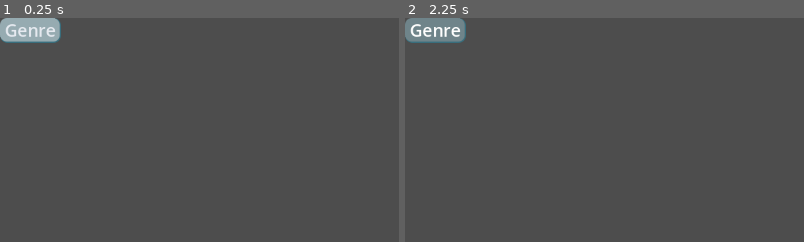
Above: before the commit, frames 1-2 (left to right).
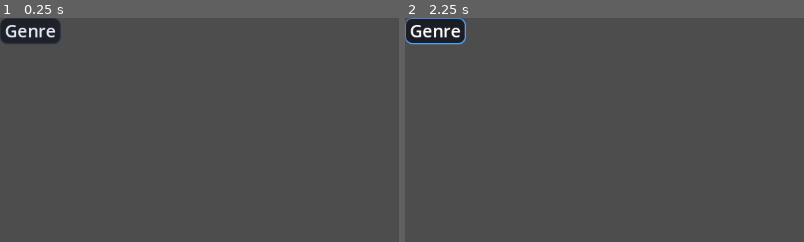
Above: after the commit, the same moments.

Repository: sredniW1234/Anime-Tracker-V2
Game: Godot game, scene res://Scenes/genre_button.tscn
Two runs of this game, one before a commit and one after it. Both use one fixed random seed, a clock stepped at 60 frames per second and the inputs below. This scene is started directly instead of the project's main scene.
Inputs:
- Up to frame 1 (0.25 s): no input
- Up to frame 2 (2.25 s): click "Genre" at 0.5 s; click "Genre" at 1.25 s; click "Genre" at 2 s
The pictures show only the part of the screen within x 0-50%, y 0-50%; the shares and areas given below are measured in that part.

The runs differ from the first frame. In frame 1, 1.6% of the frame differs, in the area x 0-16%, y 0-12%; in frame 2, 1.7%, in the area x 0-16%, y 0-13%.

Commit message:
Made the genre button be prettier

Diff:
--- a/Scenes/genre_button.tscn
+++ b/Scenes/genre_button.tscn
@@ -5,11 +5,12 @@
 [sub_resource type="StyleBoxFlat" id="StyleBoxFlat_uyxd0"]
 content_margin_left = 7.0
 content_margin_right = 7.0
-content_margin_bottom = 1.0
-bg_color = Color(0.589129, 0.671662, 0.695482, 1)
+bg_color = Color(0.117647, 0.129412, 0.156863, 1)
+border_width_left = 1
+border_width_top = 1
 border_width_right = 2
 border_width_bottom = 2
-border_color = Color(0.2205, 0.431608, 0.49, 1)
+border_color = Color(0.184314, 0.203922, 0.25098, 1)
 corner_radius_top_left = 10
 corner_radius_top_right = 10
 corner_radius_bottom_right = 10
@@ -18,24 +19,26 @@
 [sub_resource type="StyleBoxFlat" id="StyleBoxFlat_4ggm1"]
 content_margin_left = 7.0
 content_margin_right = 7.0
-content_margin_bottom = 1.0
-bg_color = Color(0.513895, 0.598759, 0.623189, 1)
+bg_color = Color(0.14902, 0.164706, 0.2, 1)
+border_width_left = 1
+border_width_top = 1
 border_width_right = 2
 border_width_bottom = 2
-border_color = Color(0.2205, 0.431608, 0.49, 1)
+border_color = Color(0.227451, 0.25098, 0.313726, 1)
 corner_radius_top_left = 10
 corner_radius_top_right = 10
 corner_radius_bottom_right = 10
 corner_radius_bottom_left = 10
 
-[sub_resource type="StyleBoxFlat" id="StyleBoxFlat_k3h5g"]
+[sub_resource type="StyleBoxFlat" id="StyleBoxFlat_nkq0w"]
 content_margin_left = 7.0
 content_margin_right = 7.0
-content_margin_bottom = 1.0
-bg_color = Color(0.435294, 0.517647, 0.541176, 1)
+bg_color = Color(0.101961, 0.113725, 0.137255, 1)
+border_width_left = 1
+border_width_top = 1
 border_width_right = 2
 border_width_bottom = 2
-border_color = Color(0.2205, 0.431608, 0.49, 1)
+border_color = Color(0.309804, 0.639216, 1, 1)
 corner_radius_top_left = 10
 corner_radius_top_right = 10
 corner_radius_bottom_right = 10
@@ -44,12 +47,11 @@
 [node name="GenreButton" type="Button"]
 offset_right = 8.0
 offset_bottom = 8.0
-theme_override_colors/font_disabled_color = Color(1, 1, 1, 1)
 theme_override_font_sizes/font_size = 25
 theme_override_styles/focus = SubResource("StyleBoxEmpty_yc8ry")
 theme_override_styles/disabled = SubResource("StyleBoxFlat_uyxd0")
 theme_override_styles/hover = SubResource("StyleBoxFlat_4ggm1")
-theme_override_styles/pressed = SubResource("StyleBoxFlat_k3h5g")
+theme_override_styles/pressed = SubResource("StyleBoxFlat_nkq0w")
 theme_override_styles/normal = SubResource("StyleBoxFlat_uyxd0")
 toggle_mode = true
 text = "Genre"
